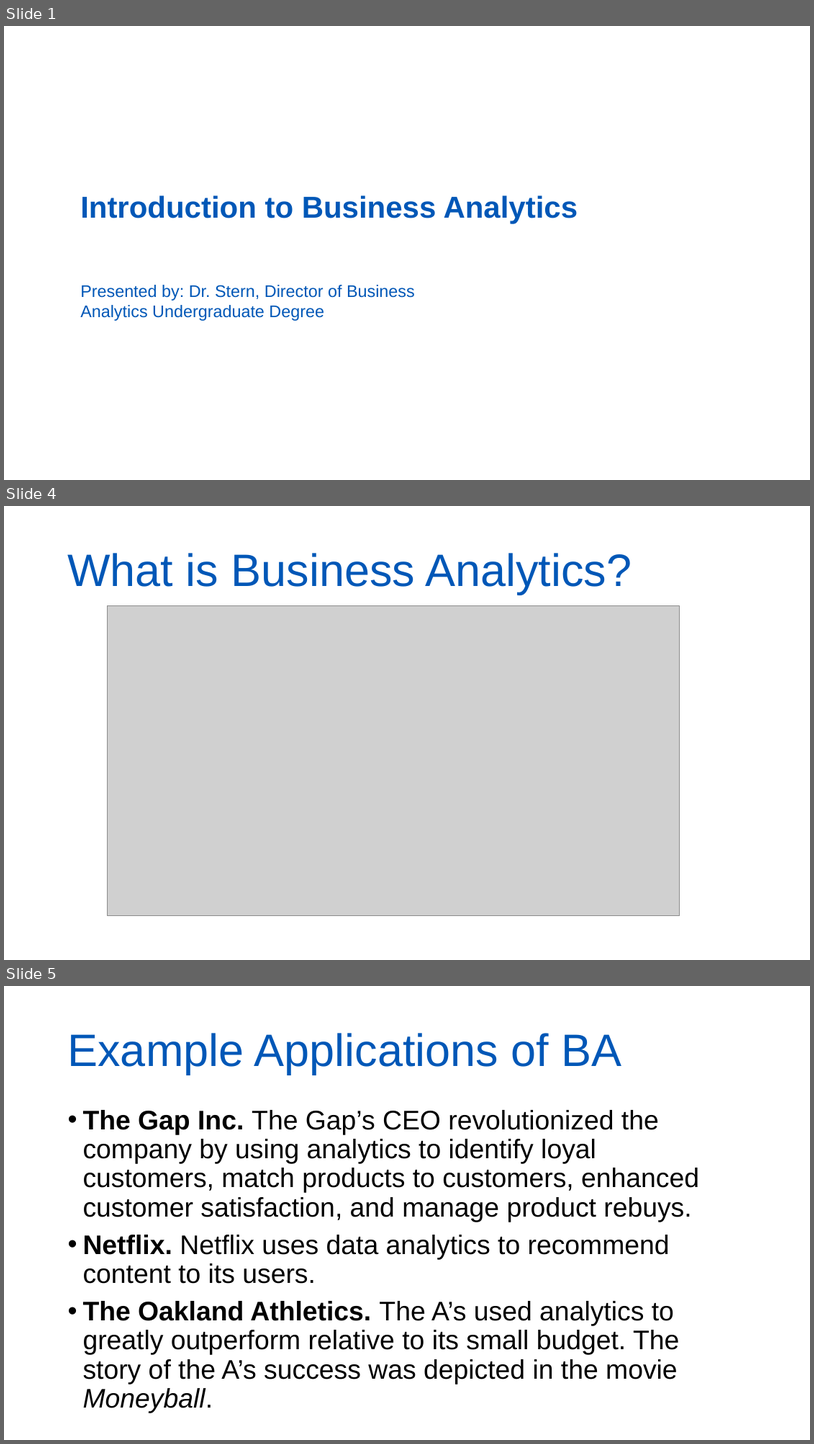
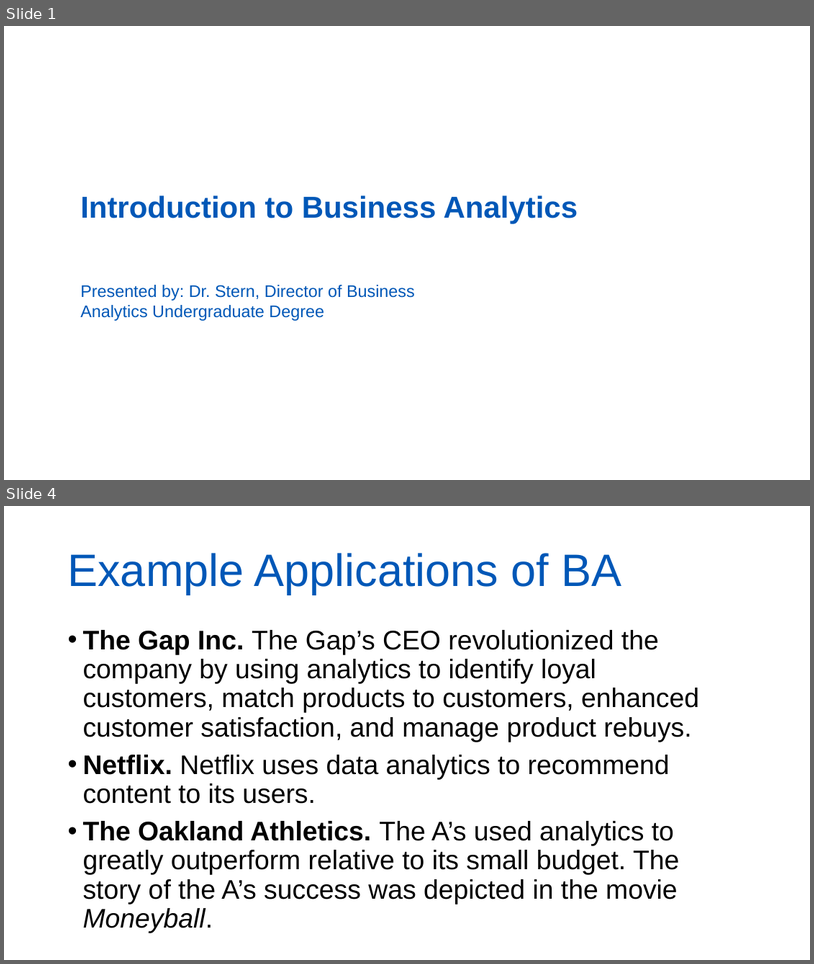
Before and after one commit to mattstern2/BUA301, a slide deck: Intro to Business Analytics.pptx. Shown one above the other, each under a label of ours: slides 1, 4 and 5 before the commit, slides 1 and 4 after it; the slides between them are not shown. The pictures are 814x1444 and 814x964 pixels, drawn with LibreOffice and Linux fonts; fonts in the diff are those of the drawing; grey boxes stand for pictures; background and template pictures are left out. Boxes give left, top, right and bottom in pixels: in the first picture for what was removed or moved away, otherwise in the second. Text is boxed around its words. In the diff, an @@ line names an element or a change of style, - is before the commit and + after.

```diff
--- a/Intro to Business Analytics.pptx
+++ b/Intro to Business Analytics.pptx
@@ slide 4 removed at <box>4,506,810,960</box>, background picture (left out) @@
@@ title removed at <box>68,553,632,595</box> @@
-What is Business Analytics?
@@ picture removed at <box>108,606,680,916</box> @@
@@ what was slide 5 is now slide 4 @@
```
Also in this commit, not shown: 5 slides changed.
